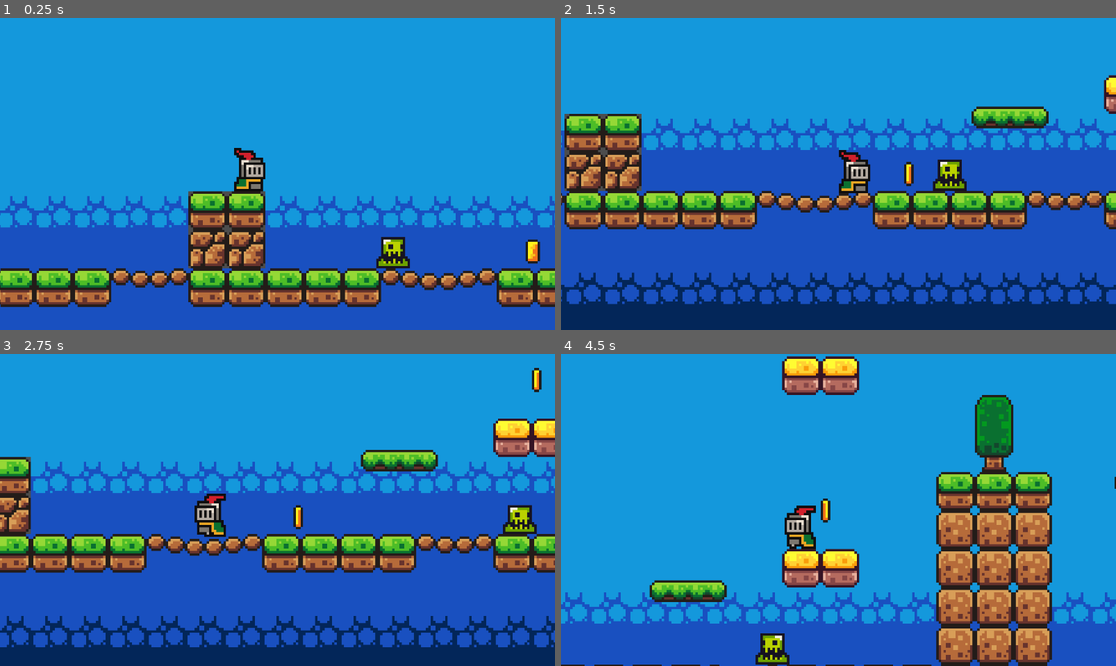
Above: before the commit, frames 1-4 (two rows, left to right).
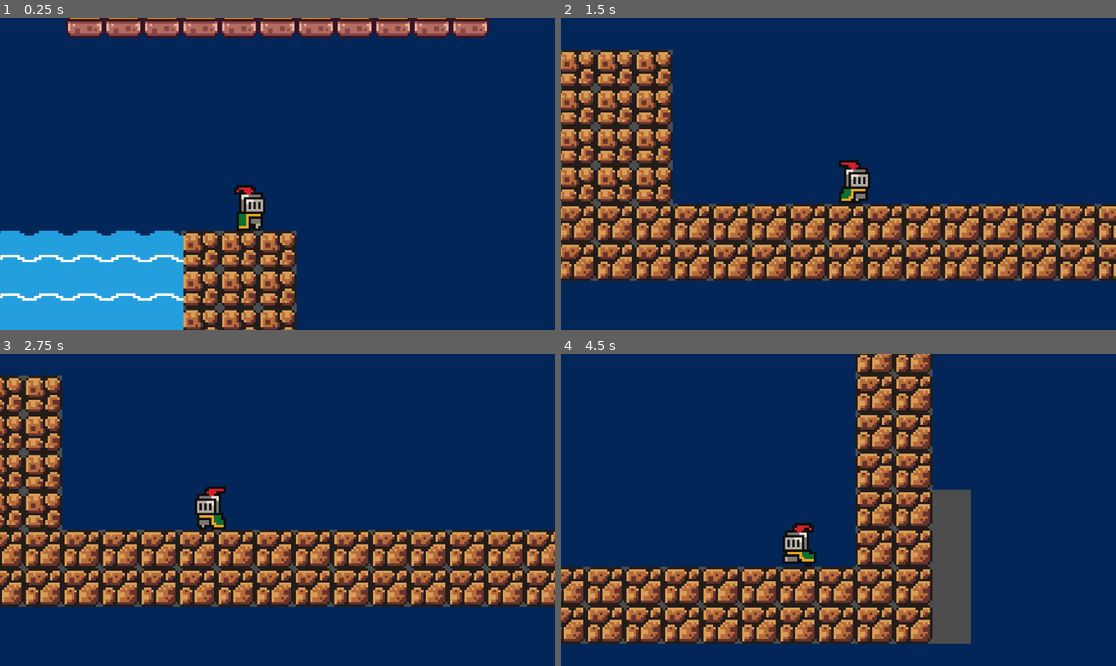
Above: after the commit, the same moments.

Repository: heliosalesjr/brackeys
Game: Godot game, scene res://scenes/game.tscn
The game is run twice, just before and just after one commit, with the same random seed, the same clock (stepped at 60 frames per second) and the same inputs. Sound files missing from this copy of the repository are replaced by a short silence.
Inputs:
- Up to frame 1 (0.25 s): no input
- Up to frame 2 (1.5 s): hold Right (move_right) from 0.53 s (still down); tap Up (jump) at 0.77 s
- Up to frame 3 (2.75 s): tap Up (jump) at 1.52 s; release Right (move_right) at 2.03 s; hold Left (move_left) from 2.03 s (still down)
- Up to frame 4 (4.5 s): release Left (move_left) at 2.78 s; hold Right (move_right) 2.78-4.28 s; tap Up (jump) at 3.02, 3.77 s; hold Left (move_left) from 4.28 s (still down)

The runs differ from the first frame. In frame 1, 99% of the frame differs, in the area x 0-100%, y 0-100%; in frame 2, 87%; in frame 3, 89%; in frame 4, 100%.

Commit message:
trying to make the water look right

Diff:
--- a/scenes/game.tscn
+++ b/scenes/game.tscn
@@ -10,7 +10,7 @@
 [ext_resource type="FontFile" uid="uid://dgvg3y7q8lbi1" path="res://assets/fonts/PixelOperator8.ttf" id="7_cyq1w"]
 [ext_resource type="PackedScene" uid="uid://g2oui810smr2" path="res://scenes/win_zone.tscn" id="9_vjw5r"]
 [ext_resource type="Texture2D" uid="uid://bqyynep8b7d4i" path="res://assets/mine/water_fill-Sheet.png" id="10_88xoq"]
-[ext_resource type="Texture2D" uid="uid://c4huun41c2so2" path="res://assets/mine/water_top.png" id="11_o0e6q"]
+[ext_resource type="Texture2D" uid="uid://di2cc3rtoub7n" path="res://assets/mine/water_top_right.png" id="11_esrbf"]
 
 [sub_resource type="TileSetAtlasSource" id="TileSetAtlasSource_44wh4"]
 texture = ExtResource("2_8pncj")
@@ -568,64 +568,64 @@
 "speed": 5.0
 }]
 
-[sub_resource type="AtlasTexture" id="AtlasTexture_j1208"]
-atlas = ExtResource("11_o0e6q")
+[sub_resource type="AtlasTexture" id="AtlasTexture_3shje"]
+atlas = ExtResource("11_esrbf")
 region = Rect2(0, 0, 16, 16)
 
-[sub_resource type="AtlasTexture" id="AtlasTexture_7vk5n"]
-atlas = ExtResource("11_o0e6q")
+[sub_resource type="AtlasTexture" id="AtlasTexture_qfc6e"]
+atlas = ExtResource("11_esrbf")
 region = Rect2(16, 0, 16, 16)
 
-[sub_resource type="AtlasTexture" id="AtlasTexture_w1i64"]
-atlas = ExtResource("11_o0e6q")
+[sub_resource type="AtlasTexture" id="AtlasTexture_mxot6"]
+atlas = ExtResource("11_esrbf")
 region = Rect2(32, 0, 16, 16)
 
-[sub_resource type="AtlasTexture" id="AtlasTexture_lfkbm"]
-atlas = ExtResource("11_o0e6q")
+[sub_resource type="AtlasTexture" id="AtlasTexture_l1qjc"]
+atlas = ExtResource("11_esrbf")
 region = Rect2(48, 0, 16, 16)
 
-[sub_resource type="AtlasTexture" id="AtlasTexture_nvq37"]
-atlas = ExtResource("11_o0e6q")
+[sub_resource type="AtlasTexture" id="AtlasTexture_0nx2d"]
+atlas = ExtResource("11_esrbf")
 region = Rect2(64, 0, 16, 16)
 
-[sub_resource type="AtlasTexture" id="AtlasTexture_wolvh"]
-atlas = ExtResource("11_o0e6q")
+[sub_resource type="AtlasTexture" id="AtlasTexture_x6j5e"]
+atlas = ExtResource("11_esrbf")
 region = Rect2(80, 0, 16, 16)
 
-[sub_resource type="AtlasTexture" id="AtlasTexture_etqbs"]
-atlas = ExtResource("11_o0e6q")
+[sub_resource type="AtlasTexture" id="AtlasTexture_u4agf"]
+atlas = ExtResource("11_esrbf")
 region = Rect2(96, 0, 16, 16)
 
-[sub_resource type="AtlasTexture" id="AtlasTexture_pkpvg"]
-atlas = ExtResource("11_o0e6q")
+[sub_resource type="AtlasTexture" id="AtlasTexture_qmuij"]
+atlas = ExtResource("11_esrbf")
 region = Rect2(112, 0, 16, 16)
 
-[sub_resource type="SpriteFrames" id="SpriteFrames_yobfq"]
+[sub_resource type="SpriteFrames" id="SpriteFrames_fopo2"]
 animations = [{
 "frames": [{
 "duration": 1.0,
-"texture": SubResource("AtlasTexture_j1208")
-}, {
-"duration": 1.0,
-"texture": SubResource("AtlasTexture_7vk5n")
-}, {
-"duration": 1.0,
-"texture": SubResource("AtlasTexture_w1i64")
-}, {
-"duration": 1.0,
-"texture": SubResource("AtlasTexture_lfkbm")
-}, {
-"duration": 1.0,
-"texture": SubResource("AtlasTexture_nvq37")
-}, {
-"duration": 1.0,
-"texture": SubResource("AtlasTexture_wolvh")
-}, {
-"duration": 1.0,
-"texture": SubResource("AtlasTexture_etqbs")
-}, {
-"duration": 1.0,
-"texture": SubResource("AtlasTexture_pkpvg")
+"texture": SubResource("AtlasTexture_3shje")
+}, {
+"duration": 1.0,
+"texture": SubResource("AtlasTexture_qfc6e")
+}, {
+"duration": 1.0,
+"texture": SubResource("AtlasTexture_mxot6")
+}, {
+"duration": 1.0,
+"texture": SubResource("AtlasTexture_l1qjc")
+}, {
+"duration": 1.0,
+"texture": SubResource("AtlasTexture_0nx2d")
+}, {
+"duration": 1.0,
+"texture": SubResource("AtlasTexture_x6j5e")
+}, {
+"duration": 1.0,
+"texture": SubResource("AtlasTexture_u4agf")
+}, {
+"duration": 1.0,
+"texture": SubResource("AtlasTexture_qmuij")
 }],
 "loop": true,
 "name": &"default",
@@ -647,7 +647,7 @@
 layer_1/tile_data = PackedInt32Array(2097152, 0, 0, 2097153, 0, 0, 2031618, 0, 0, 2031619, 0, 0, 2031620, 0, 0, 2031621 …(1853 unchanged characters)…
 
 [node name="Player" parent="." instance=ExtResource("1_bxoxv")]
-position = Vector2(362, 495)
+position = Vector2(749, 644)
 
 [node name="Camera2D" type="Camera2D" parent="Player"]
 position = Vector2(11, -7)
@@ -841,25 +841,30 @@
 
 [node name="AnimatedSprite2D" type="AnimatedSprite2D" parent="WaterTop"]
 position = Vector2(649, 679)
-sprite_frames = SubResource("SpriteFrames_yobfq")
+sprite_frames = SubResource("SpriteFrames_fopo2")
 autoplay = "default"
+frame_progress = 0.460607
 
 [node name="AnimatedSprite2D2" type="AnimatedSprite2D" parent="WaterTop"]
 position = Vector2(713, 679)
-sprite_frames = SubResource("SpriteFrames_yobfq")
+sprite_frames = SubResource("SpriteFrames_fopo2")
 autoplay = "default"
+frame_progress = 0.202868
 
 [node name="AnimatedSprite2D3" type="AnimatedSprite2D" parent="WaterTop"]
+position = Vector2(665, 679)
+sprite_frames = SubResource("SpriteFrames_fopo2")
+autoplay = "default"
+frame_progress = 0.202868
+
+[node name="AnimatedSprite2D4" type="AnimatedSprite2D" parent="WaterTop"]
 position = Vector2(697, 679)
-sprite_frames = SubResource("SpriteFrames_yobfq")
+sprite_frames = SubResource("SpriteFrames_fopo2")
 autoplay = "default"
-
-[node name="AnimatedSprite2D4" type="AnimatedSprite2D" parent="WaterTop"]
+frame_progress = 0.202868
+
+[node name="AnimatedSprite2D5" type="AnimatedSprite2D" parent="WaterTop"]
 position = Vector2(681, 679)
-sprite_frames = SubResource("SpriteFrames_yobfq")
+sprite_frames = SubResource("SpriteFrames_fopo2")
 autoplay = "default"
-
-[node name="AnimatedSprite2D5" type="AnimatedSprite2D" parent="WaterTop"]
-position = Vector2(665, 679)
-sprite_frames = SubResource("SpriteFrames_yobfq")
-autoplay = "default"
+frame_progress = 0.202868
Binary file added: assets/mine/water_top_right.png
Not shown, added: assets/mine/water_top_right.png.import
